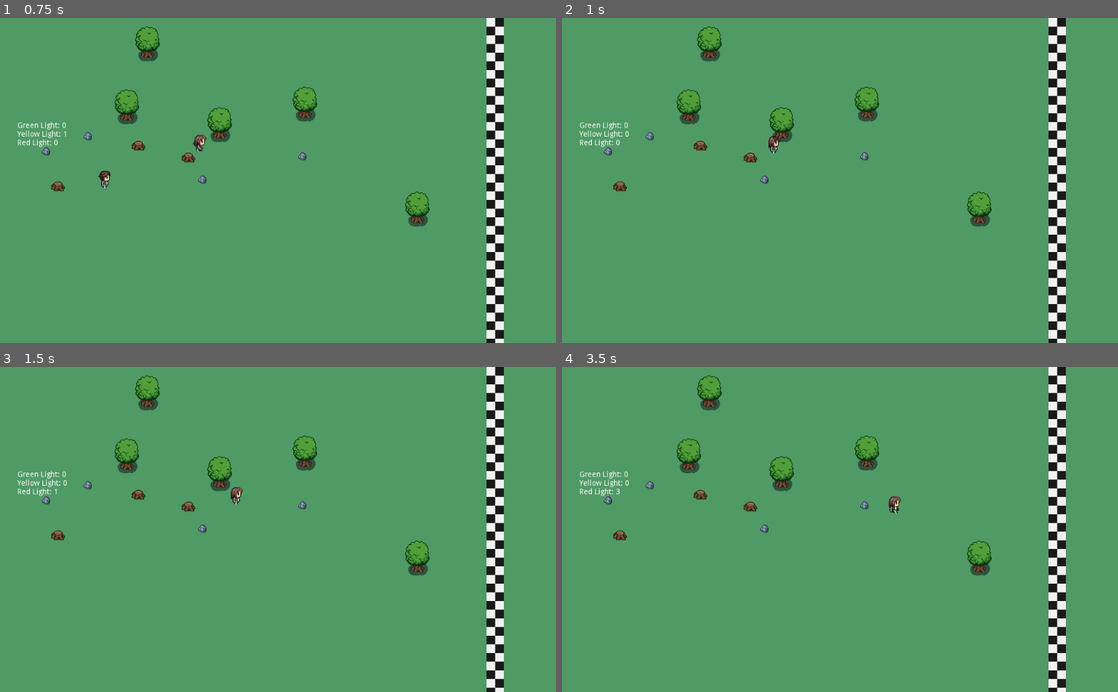
Above: before the commit, frames 1-4 (two rows, left to right).
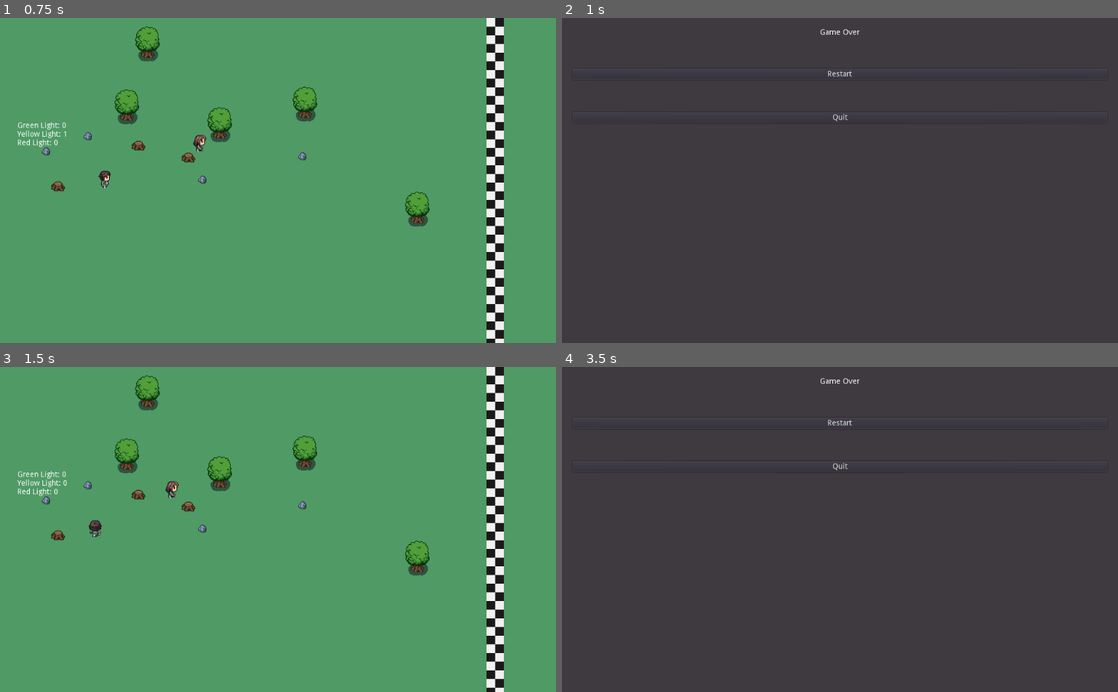
Above: after the commit, the same moments.

Repository: camilailges/round-4
Game: Godot game, scene res://scenes/Level1.tscn
Same seed, same stepped clock (60 frames per second), same inputs: the game is played once before the commit and once after it.
Inputs (mouse positions are in pixels of both pictures, inside the frame that each line leads up to):
- Up to frame 1 (0.75 s): hold Right (ui_right) from 0.53 s (still down)
- Up to frame 2 (1 s): keep holding Right (ui_right)
- Up to frame 3 (1.5 s): release Right (ui_right) at 1.25 s; click (278, 422) at 1.25 s, where only the run after the commit has a clickable "Restart"
- Up to frame 4 (3.5 s): hold Down (ui_down) 2.03-2.78 s; hold Right (ui_right) from 2.78 s (still down)

Frame 1 is identical in both runs. In frame 2, 100% of the frame differs, in the area x 0-100%, y 0-100%; in frame 3, 0.3%; in frame 4, 100%.

Commit message:
Tela provisória de Win e Game Over funcionando

Diff:
--- /dev/null
+++ b/Scripts/GameOverScreen.gd
@@ -0,0 +1,26 @@
+extends CanvasLayer
+
+
+# Declare member variables here. Examples:
+# var a: int = 2
+# var b: String = "text"
+
+
+# Called when the node enters the scene tree for the first time.
+func _ready() -> void:
+	pass # Replace with function body.
+
+
+# Called every frame. 'delta' is the elapsed time since the previous frame.
+#func _process(delta: float) -> void:
+#	pass
+
+
+func _on_Restart_pressed() -> void:
+	get_tree().change_scene("res://scenes/Level1.tscn")
+
+
+
+
+func _on_Quit_pressed() -> void:
+	get_tree().quit()
--- /dev/null
+++ b/Scripts/WinScreen.gd
@@ -0,0 +1,26 @@
+extends CanvasLayer
+
+
+# Declare member variables here. Examples:
+# var a: int = 2
+# var b: String = "text"
+
+
+# Called when the node enters the scene tree for the first time.
+func _ready() -> void:
+	pass # Replace with function body.
+
+
+# Called every frame. 'delta' is the elapsed time since the previous frame.
+#func _process(delta: float) -> void:
+#	pass
+
+
+
+
+
+func _on_PlayAgain_pressed() -> void:
+	get_tree().change_scene("res://scenes/Level1.tscn")
+
+func _on_Quit_pressed() -> void:
+	get_tree().quit()
--- a/Scripts/player.gd
+++ b/Scripts/player.gd
@@ -2,6 +2,7 @@
 
 onready var animation: AnimationPlayer = get_node("Animation")
 onready var sprite: Sprite = get_node("Sprite")
+onready var level1 = get_tree().get_root().get_node("Level1")
 
 var velocity: Vector2
 
@@ -11,6 +12,8 @@
 	move()
 	verifyDirection()
 	animate()
+#	print(level1.get("yellow_light"))
+#	print(level1.get("red_light"))
 
 func move() -> void:
 	var directionVector: Vector2 = Vector2(
@@ -19,6 +22,8 @@
 	).normalized()
 	velocity = directionVector * speed
 	velocity = move_and_slide(velocity)
+	if directionVector != Vector2.ZERO and level1.get("red_light"):
+		var _reload: bool = get_tree().reload_current_scene()
 
 func animate() -> void:
 	if velocity != Vector2.ZERO:
--- /dev/null
+++ b/scenes/GameOverScreen.tscn
@@ -0,0 +1,50 @@
+[gd_scene load_steps=3 format=2]
+
+[ext_resource path="res://Scripts/GameOverScreen.gd" type="Script" id=1]
+
+[sub_resource type="StyleBoxFlat" id=1]
+bg_color = Color( 0.25098, 0.231373, 0.25098, 1 )
+
+[node name="GameOverScreen" type="CanvasLayer"]
+script = ExtResource( 1 )
+
+[node name="PanelContainer" type="PanelContainer" parent="."]
+anchor_right = 1.0
+anchor_bottom = 1.0
+custom_styles/panel = SubResource( 1 )
+
+[node name="MarginContainer" type="MarginContainer" parent="PanelContainer"]
+margin_right = 1024.0
+margin_bottom = 600.0
+custom_constants/margin_right = 20
+custom_constants/margin_top = 20
+custom_constants/margin_left = 20
+custom_constants/margin_bottom = 20
+
+[node name="Rows" type="VBoxContainer" parent="PanelContainer/MarginContainer"]
+margin_left = 20.0
+margin_top = 20.0
+margin_right = 1004.0
+margin_bottom = 580.0
+custom_constants/separation = 60
+
+[node name="Label" type="Label" parent="PanelContainer/MarginContainer/Rows"]
+margin_right = 984.0
+margin_bottom = 14.0
+text = "Game Over"
+align = 1
+
+[node name="Restart" type="Button" parent="PanelContainer/MarginContainer/Rows"]
+margin_top = 74.0
+margin_right = 984.0
+margin_bottom = 94.0
+text = "Restart"
+
+[node name="Quit" type="Button" parent="PanelContainer/MarginContainer/Rows"]
+margin_top = 154.0
+margin_right = 984.0
+margin_bottom = 174.0
+text = "Quit"
+
+[connection signal="pressed" from="PanelContainer/MarginContainer/Rows/Restart" to="." method="_on_Restart_pressed"]
+[connection signal="pressed" from="PanelContainer/MarginContainer/Rows/Quit" to="." method="_on_Quit_pressed"]
--- a/scenes/Level1.gd
+++ b/scenes/Level1.gd
@@ -4,6 +4,8 @@
 onready var green_light_label: Label = get_node("GreenLightLabel")
 onready var yellow_light_label: Label = get_node("YellowLightLabel")
 onready var red_light_label: Label = get_node("RedLightLabel")
+
+const GameOverScreen = preload("res://Scripts/GameOverScreen.gd")
 
 var yellow_light: bool = false
 var red_light: bool = false
@@ -47,7 +49,7 @@
 #		if bot.velocity != null and bot.velocity != Vector2.ZERO:
 #			bot.animation.visible = false
 		if player.velocity != null and player.velocity != Vector2.ZERO:
-			player.sprite.visible=false
+			get_tree().change_scene("res://scenes/GameOverScreen.tscn")
 
 		red_light_time += delta
 		if red_light_time >= RED_LIGHT_INTERVAL:
@@ -59,6 +61,17 @@
 	red_light_label.text = "Red Light: " + str(round(red_light_time))
 	yellow_light_label.text = "Yellow Light: " + str(round(yellow_light_time))
 
+	if player.global_position.x > 930:
+		get_tree().change_scene("res://scenes/WinScreen.tscn")
+
+#func win():
+#	get_tree().change_scene("res://scenes/WinScreen.tscn")
+#	var game_over = GameOverScreen.instance()
+#	add_child(game_over)
+#
+#func lose():
+#	var game_over = GameOverScreen.instance()
+#	add_child(game_over)
 
 
 
--- /dev/null
+++ b/scenes/WinScreen.tscn
@@ -0,0 +1,42 @@
+[gd_scene load_steps=2 format=2]
+
+[ext_resource path="res://Scripts/WinScreen.gd" type="Script" id=1]
+
+[node name="CanvasLayer" type="CanvasLayer"]
+script = ExtResource( 1 )
+
+[node name="PanelContainer" type="PanelContainer" parent="."]
+anchor_right = 1.0
+anchor_bottom = 1.0
+
+[node name="MarginContainer" type="MarginContainer" parent="PanelContainer"]
+margin_left = 7.0
+margin_top = 7.0
+margin_right = 1017.0
+margin_bottom = 593.0
+
+[node name="VBoxContainer" type="VBoxContainer" parent="PanelContainer/MarginContainer"]
+margin_right = 1010.0
+margin_bottom = 586.0
+custom_constants/separation = 60
+
+[node name="Win" type="Label" parent="PanelContainer/MarginContainer/VBoxContainer"]
+margin_right = 1010.0
+margin_bottom = 14.0
+text = "YOU WIN!"
+align = 1
+
+[node name="PlayAgain" type="Button" parent="PanelContainer/MarginContainer/VBoxContainer"]
+margin_top = 74.0
+margin_right = 1010.0
+margin_bottom = 94.0
+text = "Play Again"
+
+[node name="Quit" type="Button" parent="PanelContainer/MarginContainer/VBoxContainer"]
+margin_top = 154.0
+margin_right = 1010.0
+margin_bottom = 174.0
+text = "Quit"
+
+[connection signal="pressed" from="PanelContainer/MarginContainer/VBoxContainer/PlayAgain" to="." method="_on_PlayAgain_pressed"]
+[connection signal="pressed" from="PanelContainer/MarginContainer/VBoxContainer/Quit" to="." method="_on_Quit_pressed"]
